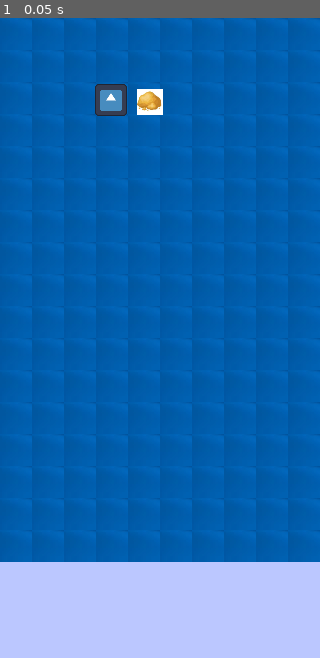
Above: before the commit, frame 1.
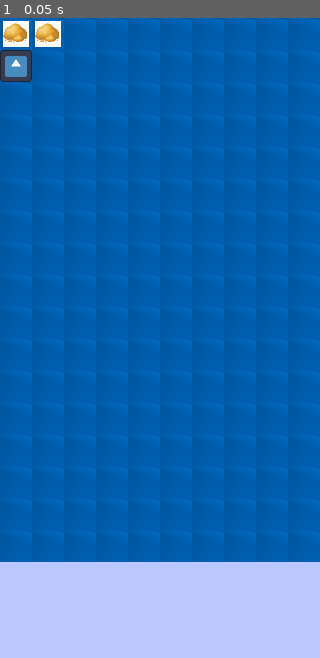
Above: after the commit, the same moment.

Repository: liu5855019/dm_sync
Game: Godot game, scene res://tscns/level.tscn
Two runs of this game, one before a commit and one after it. Both use one fixed random seed, a clock stepped at 60 frames per second and the inputs below. The engine's default icon, where the game draws it, is replaced by a stand-in: a white triangle on a blue panel in a dark square.
Inputs:
- Up to frame 1 (0.05 s): no input

The runs differ from the first frame. In frame 1, 2.0% of the frame differs, in the area x 0-51%, y 0-16%.

Commit message:
add ore data

Diff:
--- /dev/null
+++ b/CaiKuang/tscns/OreData.gd
@@ -0,0 +1,20 @@
+# OreData.gd
+extends Resource
+class_name OreData # 注册类名，方便在其他地方引用
+
+# 属性定义
+@export var level: int = 1                # 关卡等级
+@export var position: Vector2 = Vector2.ZERO # 位置信息
+@export var resource: int = 100
+@export var current_resource: int = 100
+
+# 构造函数（可选）
+func _init(lvl: int = 1, pos: Vector2 = Vector2.ZERO):
+	level = lvl
+	position = pos
+
+# 辅助方法：更新数据
+func update_data(new_level: int, new_pos: Vector2):
+	level = new_level
+	position = new_pos
+	print("数据已更新: 关卡 ", level, ", 位置 ", position)
--- /dev/null
+++ b/CaiKuang/tscns/PlayerData.gd
@@ -0,0 +1,14 @@
+# PlayerData.gd
+extends Resource
+class_name PlayerData # 注册类名，方便在其他地方引用
+
+# 属性定义
+@export var level: int = 1                   # 关卡等级
+@export var position: Vector2 = Vector2.ZERO # 位置信息
+@export var act: int = 100
+
+
+# 构造函数（可选）
+func _init(lvl: int = 1, pos: Vector2 = Vector2.ZERO):
+	level = lvl
+	position = pos
--- /dev/null
+++ b/CaiKuang/tscns/level.gd
@@ -0,0 +1,91 @@
+extends Node2D
+
+
+var player_scene = load("res://tscns/player.tscn")
+var ore_scene = load("res://tscns/ore.tscn")
+
+var score = 0.0
+# 声明一个只能存储 OreData 对象的数组
+#var player_data_list: Array[OreData] = []
+var player_data_list: Array = []
+
+func _ready() -> void:
+	player_data_list.append(OreData.new(1,Vector2(0,0)))
+	player_data_list.append(OreData.new(1,Vector2(1,0)))
+	player_data_list.append(PlayerData.new(1, Vector2(0, 1)))
+
+	reload_scene()
+
+
+func _physics_process(delta: float) -> void:
+	return
+
+func reload_scene() -> void:
+	for data in player_data_list:
+		if data is PlayerData:
+			add_player(data)
+		if data is OreData:
+			add_ore(data)
+
+
+func add_ore(data:OreData):
+	var ore = ore_scene.instantiate()
+	ore.data = data
+	ore.name = "ore"
+
+	# 步骤 C: 将瓦片坐标转换回局部坐标 (即格子的中心点或原点)
+	var snapped_local_pos = $TileMapLayer.map_to_local(data.position)
+
+	#如果需要转换回全局坐标（因为 Player 是兄弟节点，不在 TileMapLayer 内部）
+	var p = $TileMapLayer.to_global(snapped_local_pos)
+	ore.position = p
+
+	$Resources.add_child(ore)
+
+func add_player(data: PlayerData):
+	var player = player_scene.instantiate()
+	player.data = data
+
+	# 步骤 C: 将瓦片坐标转换回局部坐标 (即格子的中心点或原点)
+	var snapped_local_pos = $TileMapLayer.map_to_local(data.position)
+
+	#如果需要转换回全局坐标（因为 Player 是兄弟节点，不在 TileMapLayer 内部）
+	var p = $TileMapLayer.to_global(snapped_local_pos)
+	player.position = p
+
+	$Resources.add_child(player)
+
+
+#
+#func spawn_enemy(is_have_box: bool):
+	#var enemy = enemy_scene.instantiate()
+	#enemy.position = Vector2(-100,-100)
+	#
+	#enemy.max_health = enemy_health
+	#enemy_health *= enemy_health_b
+#
+	#enemy.is_have_box = is_have_box
+	#
+	#$enemys.add_child(enemy)
+	#
+#
+### 生成子弹
+#func take_bullte(delta):
+	#zidanCurrentInterval += delta;
+	#
+	#if zidanCurrentInterval > Sys.zidanActSpeed :
+		#for i in Sys.zidanCount :
+			#var zidan = zidanScene.instantiate()
+			#zidan.position = $player.position;
+			#zidan.position.x = zidan.getPositionX(Sys.zidanCount, i, $player.position.x);
+#
+			#$bulltes.add_child(zidan);
+			#zidanCurrentInterval = 0;
+#
+#
+### 生成卡牌
+#func spawn_card() -> void:
+	#Sys.isPase = true;
+	#$cards.reset();
+	#$cards.visible = true;
+	#
--- a/CaiKuang/tscns/level.tscn
+++ b/CaiKuang/tscns/level.tscn
@@ -1,8 +1,7 @@
-[gd_scene load_steps=6 format=4 uid="uid://c5uuk3524ip0w"]
+[gd_scene load_steps=5 format=4 uid="uid://c5uuk3524ip0w"]
 
 [ext_resource type="Texture2D" uid="uid://6633hcir26ly" path="res://items/MapTile.png" id="1_011u6"]
-[ext_resource type="PackedScene" uid="uid://yoeen68xlw74" path="res://tscns/player.tscn" id="2_fvpvb"]
-[ext_resource type="PackedScene" uid="uid://kxjioxwiwnv" path="res://tscns/ore.tscn" id="3_5e6ql"]
+[ext_resource type="Script" uid="uid://b2kxrljth2udh" path="res://tscns/level.gd" id="1_nfut8"]
 
 [sub_resource type="TileSetAtlasSource" id="TileSetAtlasSource_011u6"]
 texture = ExtResource("1_011u6")
@@ -14,6 +13,7 @@
 sources/0 = SubResource("TileSetAtlasSource_011u6")
 
 [node name="Level" type="Node2D"]
+script = ExtResource("1_nfut8")
 
 [node name="ColorRect" type="ColorRect" parent="."]
 offset_right = 320.0
@@ -24,10 +24,4 @@
 tile_map_data = PackedByteArray("AAAAAAAAAAAAAAAAAAABAAAAAAAAAAAAAAACAAAAAAAAAAAAAAADAAAAAAAAAAAAAAAEAAAAAAAAAAAAAAAFAA …(2640 unchanged characters)…
 tile_set = SubResource("TileSet_011u6")
 
-[node name="Player" parent="." instance=ExtResource("2_fvpvb")]
-position = Vector2(111, 82)
-scale = Vector2(0.5, 0.5)
-
-[node name="Ore" parent="." instance=ExtResource("3_5e6ql")]
-position = Vector2(150, 84)
-scale = Vector2(0.7, 0.7)
+[node name="Resources" type="Node2D" parent="."]
--- /dev/null
+++ b/CaiKuang/tscns/ore.gd
@@ -0,0 +1,3 @@
+extends Node2D
+
+@export var data: OreData
--- a/CaiKuang/tscns/ore.tscn
+++ b/CaiKuang/tscns/ore.tscn
@@ -1,5 +1,6 @@
-[gd_scene load_steps=3 format=3 uid="uid://kxjioxwiwnv"]
+[gd_scene load_steps=4 format=3 uid="uid://kxjioxwiwnv"]
 
+[ext_resource type="Script" uid="uid://cpvclffikxs8g" path="res://tscns/ore.gd" id="1_0bjeg"]
 [ext_resource type="Texture2D" uid="uid://hjjskc3niciv" path="res://items/ore.png" id="1_s2ujb"]
 
 [sub_resource type="SpriteFrames" id="SpriteFrames_0bjeg"]
@@ -14,7 +15,8 @@
 }]
 
 [node name="Ore" type="Node2D"]
+script = ExtResource("1_0bjeg")
 
 [node name="AnimatedSprite2D" type="AnimatedSprite2D" parent="."]
-scale = Vector2(0.5, 0.5)
+scale = Vector2(0.35, 0.35)
 sprite_frames = SubResource("SpriteFrames_0bjeg")
--- a/CaiKuang/tscns/player.gd
+++ b/CaiKuang/tscns/player.gd
@@ -9,14 +9,16 @@
 # 用于记录当前是否正在与矿石交互
 var is_near_ore = false
 var current_ore = null # 记录当前靠近的矿石节点
+var data:PlayerData
 
-# 获取 Area2D 的引用
-@onready var detection_area = $DetectionArea
 
 func _ready():
 	# 获取兄弟节点 TileMapLayer 的引用
 	# 假设 Player 和 TileMapLayer 是同一个父节点的子节点
-	tile_map_layer = get_parent().get_node("TileMapLayer")
+	tile_map_layer = get_parent().get_parent().get_node("TileMapLayer")
+
+
+
 
 func _input(event):
 
@@ -77,21 +79,8 @@
 
 	print("吸附到格子坐标: ", tile_coord)
 
-
-
-
-# --- Area2D 的信号处理函数 ---
-
-func _on_body_entered(body):
-	# 当矿工的 Area2D 碰到一个 StaticBody2D (矿石)
-	if body is StaticBody2D and body.is_in_group("ores"): # 建议给矿石添加一个 "ores" 组
-		is_near_ore = true
-		current_ore = body
-		print("靠近矿石: ", body.name)
-
-func _on_body_exited(body):
-	# 当矿工离开矿石范围
-	if body is StaticBody2D and body.is_in_group("ores"):
-		is_near_ore = false
-		current_ore = null
-		print("离开矿石范围")
+	var p = get_parent()
+	#print(p.get_children())
+	for node in p.get_children():
+		print(node)
+		print(node.name)
--- a/CaiKuang/tscns/player.tscn
+++ b/CaiKuang/tscns/player.tscn
@@ -18,5 +18,5 @@
 script = ExtResource("1_x5d1x")
 
 [node name="AnimatedSprite2D" type="AnimatedSprite2D" parent="."]
-scale = Vector2(0.5, 0.5)
+scale = Vector2(0.25, 0.25)
 sprite_frames = SubResource("SpriteFrames_x5d1x")
Not shown, added: CaiKuang/tscns/OreData.gd.uid
Not shown, added: CaiKuang/tscns/PlayerData.gd.uid
Not shown, added: CaiKuang/tscns/level.gd.uid
Not shown, added: CaiKuang/tscns/ore.gd.uid
